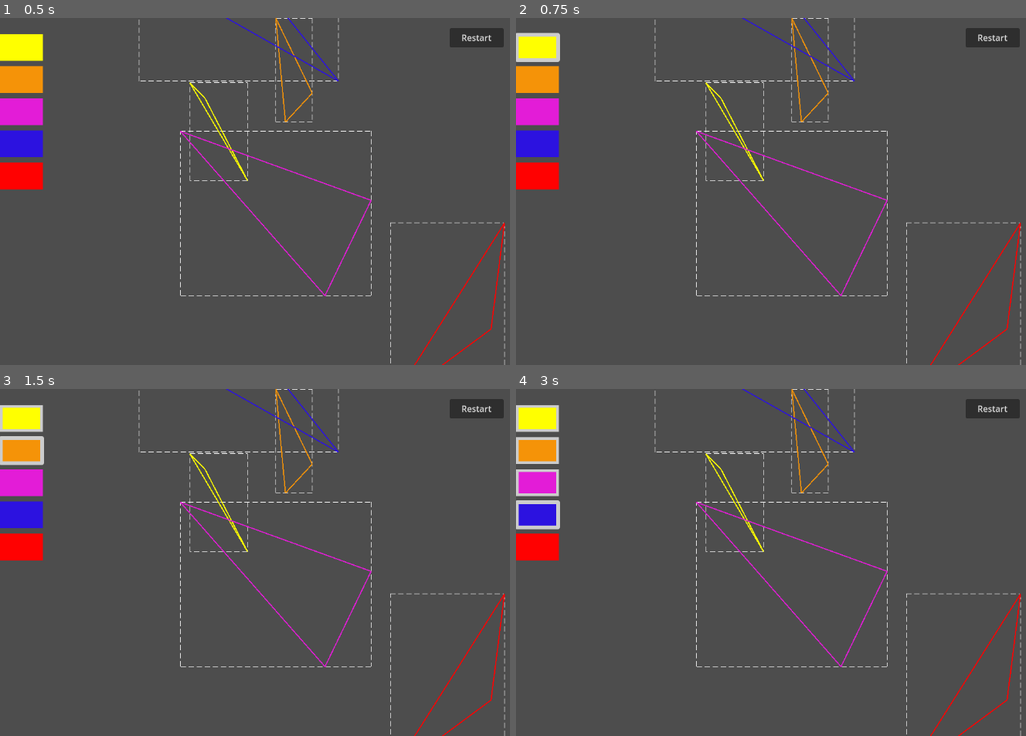
Above: before the commit, frames 1-4 (two rows, left to right).
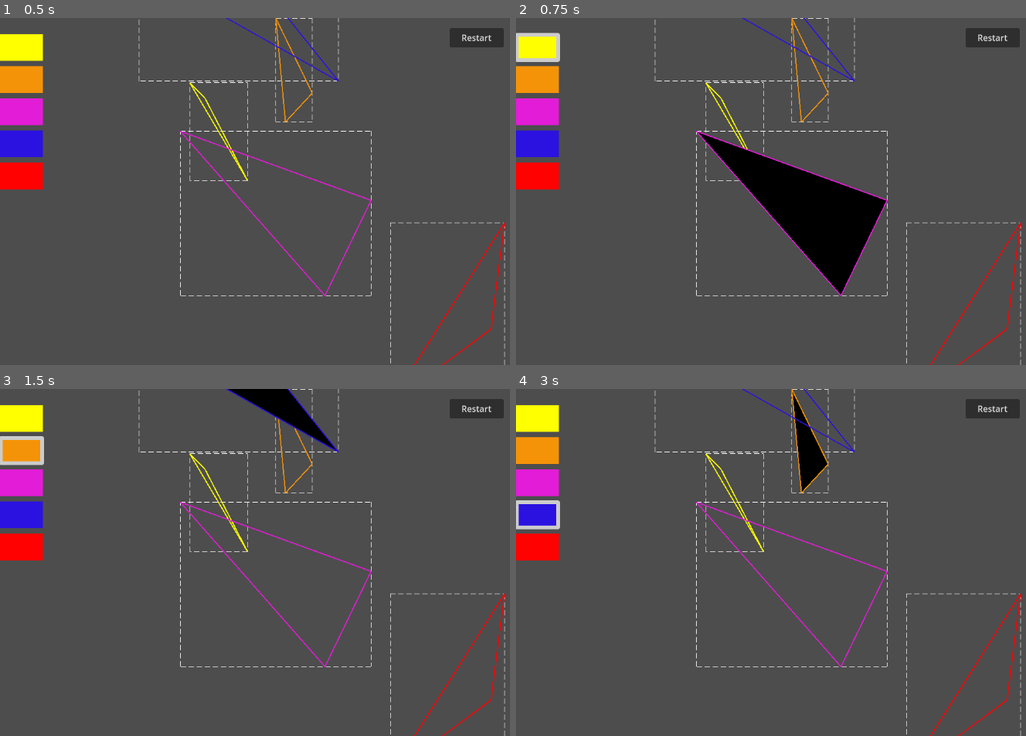
Above: after the commit, the same moments.

Repository: markorn-01/Computer_games_exercises
Game: Godot game, scene res://triangles.tscn
Same seed, same stepped clock (60 frames per second), same inputs: the game is played once before the commit and once after it.
Inputs (mouse positions are in pixels of both pictures, inside the frame that each line leads up to):
- Up to frame 1 (0.5 s): no input
- Up to frame 2 (0.75 s): click (536, 45) at 0.5 s
- Up to frame 3 (1.5 s): click (20, 451) at 1.25 s
- Up to frame 4 (3 s): click (536, 482) at 2 s; click (536, 513) at 2.75 s

Frame 1 is identical in both runs. In frame 2, 5.9% of the frame differs, in the area x 35-73%, y 32-80%; in frame 3, 1.3%; in frame 4, 1.5%.
Error before the commit: Invalid call. Nonexistent function 'normalized' in base 'float'. (res://scene.gd:150)

Commit message:
completed every task except triangle triangle test

Diff:
--- /dev/null
+++ b/CG_2024s_Erkoc_08/Triangle_AABB_student/Button_group.tres
@@ -0,0 +1,3 @@
+[gd_resource type="ButtonGroup" format=3 uid="uid://dkcytmkldv2nm"]
+
+[resource]
--- a/CG_2024s_Erkoc_08/Triangle_AABB_student/scene.gd
+++ b/CG_2024s_Erkoc_08/Triangle_AABB_student/scene.gd
@@ -41,12 +41,11 @@
 	red.color = Color(1, 1, 1, 0)
 	blue.color = Color(1, 1, 1, 0)
 	pink.color = Color(1, 1, 1, 0)
-	_drc_broad_phase()
-	print(triangle_triangle_intersect())
 
 # Called every frame. 'delta' is the elapsed time since the previous frame.
 func _process(_delta):
 	pass
+
 
 func _on_Button_pressed():
 	randomize_vertices(yellow)
@@ -61,7 +60,12 @@
 	blue.color = Color(1, 1, 1, 0)
 	pink.color = Color(1, 1, 1, 0)
 	queue_redraw()
-	_drc_broad_phase()
+	test_all_triangle_intersections()
+	$ButtonYellow.set_pressed(false)
+	$ButtonOrange.set_pressed(false)
+	$ButtonPink.set_pressed(false)
+	$ButtonBlue.set_pressed(false)
+	$ButtonRed.set_pressed(false)
 
 #------------------------------------------------------------------------------------------------
 # Get 4 corners of the bounding box
@@ -112,23 +116,31 @@
 
 #------------------------------------------------------------------------------------------------
 # Dimension Reduction Collision
-func _drc_broad_phase():
+func _drc_broad_phase(target):
 	var triangles = [yellow, orange, red, blue, pink]
 	var aabbs = []
+	for i in triangles.size():
+		if triangles[i] == target:
+			triangles.remove_at(i)
+			break
+
 	for triangle in triangles:
 		var box = _get_points_aabb(triangle)
 		aabbs.append([box[1], box[3]])
 
+	var target_box = _get_points_aabb(target)
+	var target_aabb = [target_box[1], target_box[3]]
+
+
 	var collisions = []
-	for i in range(aabbs.size() - 1):
-		for j in range(i + 1, aabbs.size()):
-			if intersects(aabbs[i], aabbs[j]):
-				collisions.append([aabbs[i], aabbs[j]])
+	for i in range(aabbs.size()):
+		if intersects(target_aabb, aabbs[i]):
+			collisions.append(triangles[i])
 
 	if collisions.size() > 0:
-		print("Collisions detected:")
-	else:
-		print("No collisions detected.")
+		for collision in collisions:
+			collision.color = Color.BLACK
+
 
 func intersects(aabb1, aabb2) -> bool:
 	for axis in range(2): # Assuming 2D, adjust for 3D if needed
@@ -141,29 +153,55 @@
 			return false
 	# Overlaps in all dimensions, collision detected
 	return true
-
+#------------------------------------------------------------------------------------------------
+func _on_Button_Color_pressed(color):
+	var dic = {
+		"Yellow": yellow,
+		"Orange": orange,
+		"Red": red,
+		"Blue": blue,
+		"Pink": pink
+	}
+	yellow.color = Color(1, 1, 1, 0)
+	orange.color = Color(1, 1, 1, 0)
+	red.color = Color(1, 1, 1, 0)
+	blue.color = Color(1, 1, 1, 0)
+	pink.color = Color(1, 1, 1, 0)
+	_drc_broad_phase(dic[color])
 #------------------------------------------------------------------------------------------------
 # Triangle-Triangle Test
-# Function to calculate the normal vector of a triangle given its vertices
-func calculate_triangle_normal(v1: Vector2, v2: Vector2, v3: Vector2):
-	var cross_res = (v2 - v1).cross(v3 - v1)
-	return cross_res.normalized()
+# Function to calculate the normal of a 3D triangle
+# In 2D context, this function may return a scalar representing the 2D cross product (area of the parallelogram)
+func calculate_triangle_normal(v1: Vector2, v2: Vector2, v3: Vector2) -> float:
+	var vector1 = v2 - v1
+	var vector2 = v3 - v1
+	return vector1.cross(vector2)  # This is the 2D "normal"
 
 # Function to calculate the intersection line between two triangles
-func calculate_intersection_line(triangle1: Array, triangle2: Array) -> PackedVector2Array:
+func calculate_intersection_line(triangle1: PackedVector2Array, triangle2: PackedVector2Array) -> Array:
 	var normal1 = calculate_triangle_normal(triangle1[0], triangle1[1], triangle1[2])
 	var normal2 = calculate_triangle_normal(triangle2[0], triangle2[1], triangle2[2])
-	var direction = normal1.cross(normal2).normalized()
+
+	if normal1 == 0 or normal2 == 0:
+		# If either normal is zero, the triangles are degenerate (collinear points)
+		return []
+
+	var direction = Vector2(-normal2, normal1).normalized()  # Use the 2D perpendicular vector as the direction
 	var point_on_line = triangle1[0]  # Choose a point on the line (e.g., vertex of triangle1)
+
 	# Return a line segment (or ray) representing the intersection line
-	return PackedVector2Array([point_on_line, point_on_line + direction * 1000])  # Adjust length as needed
+	return [point_on_line, point_on_line + direction * 1000]  # Adjust length as needed
+
+# Function to project a point onto a line defined by a point and direction
+func project_point_on_line(point: Vector2, point_on_line: Vector2, direction: Vector2) -> float:
+	return (point - point_on_line).dot(direction)
 
 # Function to project a triangle onto a line defined by a point and direction
-func project_triangle(triangle: Array, point_on_line: Vector2, direction: Vector2) -> Vector2:
-	var min_interval = INF
-	var max_interval = -INF
-	for vertex in triangle:
-		var projection = (vertex - point_on_line).dot(direction)
+func project_triangle_on_line(triangle: PackedVector2Array, point_on_line: Vector2, direction: Vector2) -> Vector2:
+	var min_interval = project_point_on_line(triangle[0], point_on_line, direction)
+	var max_interval = min_interval
+	for i in range(1, triangle.size()):
+		var projection = project_point_on_line(triangle[i], point_on_line, direction)
 		min_interval = min(min_interval, projection)
 		max_interval = max(max_interval, projection)
 	return Vector2(min_interval, max_interval)
@@ -173,22 +211,31 @@
 	return interval1.y >= interval2.x and interval2.y >= interval1.x
 
 # Function to perform triangle-triangle intersection test
-func triangle_triangle_intersect() -> bool:
-	var triangles = [yellow, orange, red, blue, pink]
-	var aabbs = []
-	for i in range(triangles.size()-1):
-		for j in range(i+1, triangles.size()):
+func triangle_triangle_intersect(triangle1: PackedVector2Array, triangle2: PackedVector2Array) -> bool:
+	# Step 1: Calculate the intersection line
+	var intersection_line = calculate_intersection_line(triangle1, triangle2)
+
+	if intersection_line.size() == 0:
+		# No valid intersection line
+		return false
+
+	var point_on_line = intersection_line[0]
+	var direction = (intersection_line[1] - intersection_line[0]).normalized()
+
+	# Step 2: Project both triangles onto the intersection line
+	var interval1 = project_triangle_on_line(triangle1, point_on_line, direction)
+	var interval2 = project_triangle_on_line(triangle2, point_on_line, direction)
+
+	# Step 3: Check if intervals overlap
+	return intervals_overlap(interval1, interval2)
+
+# Function to perform the test for all pairs of triangles
+func test_all_triangle_intersections() -> bool:
+	var triangles = [yellow, orange]
+	for i in range(triangles.size() - 1):
+		for j in range(i + 1, triangles.size()):
 			var triangle1 = triangles[i].polygon
 			var triangle2 = triangles[j].polygon
-			# Step 1: Calculate the intersection line
-			var intersection_line = calculate_intersection_line(triangle1, triangle2)
-			var point_on_line = intersection_line[0]
-			var direction = (intersection_line[1] - intersection_line[0]).normalized()
-
-			# Step 2: Project both triangles onto the intersection line
-			var interval1 = project_triangle(triangle1, point_on_line, direction)
-			var interval2 = project_triangle(triangle2, point_on_line, direction)
-
-			# Step 3: Check if intervals overlap
-			return intervals_overlap(interval1, interval2)
+			if triangle_triangle_intersect(triangle1, triangle2):
+				return true
 	return false
--- a/CG_2024s_Erkoc_08/Triangle_AABB_student/triangles.tscn
+++ b/CG_2024s_Erkoc_08/Triangle_AABB_student/triangles.tscn
@@ -1,7 +1,8 @@
-[gd_scene load_steps=19 format=3 uid="uid://sigvyqnsh4nr"]
+[gd_scene load_steps=20 format=3 uid="uid://sigvyqnsh4nr"]
 
 [ext_resource type="Script" path="res://scene.gd" id="1_rjxvk"]
 [ext_resource type="Script" path="res://triangle.gd" id="2_dkolv"]
+[ext_resource type="ButtonGroup" uid="uid://dkcytmkldv2nm" path="res://Button_group.tres" id="3_c2l5e"]
 
 [sub_resource type="Theme" id="10"]
 
@@ -116,6 +117,7 @@
 theme_override_styles/hover = SubResource("11")
 theme_override_styles/pressed = SubResource("12")
 toggle_mode = true
+button_group = ExtResource("3_c2l5e")
 
 [node name="ButtonOrange" type="Button" parent="."]
 offset_top = 90.0
@@ -125,6 +127,7 @@
 theme_override_styles/hover = SubResource("1")
 theme_override_styles/pressed = SubResource("2")
 toggle_mode = true
+button_group = ExtResource("3_c2l5e")
 
 [node name="ButtonPink" type="Button" parent="."]
 offset_top = 150.0
@@ -134,6 +137,7 @@
 theme_override_styles/hover = SubResource("14")
 theme_override_styles/pressed = SubResource("StyleBoxFlat_7bntt")
 toggle_mode = true
+button_group = ExtResource("3_c2l5e")
 
 [node name="ButtonBlue" type="Button" parent="."]
 offset_top = 210.0
@@ -143,6 +147,7 @@
 theme_override_styles/hover = SubResource("7")
 theme_override_styles/pressed = SubResource("8")
 toggle_mode = true
+button_group = ExtResource("3_c2l5e")
 
 [node name="ButtonRed" type="Button" parent="."]
 offset_top = 270.0
@@ -152,6 +157,7 @@
 theme_override_styles/hover = SubResource("4")
 theme_override_styles/pressed = SubResource("5")
 toggle_mode = true
+button_group = ExtResource("3_c2l5e")
 
 [node name="ButtonReset" type="Button" parent="."]
 offset_left = 839.0
@@ -160,4 +166,9 @@
 offset_bottom = 55.0
 text = "Restart"
 
+[connection signal="pressed" from="ButtonYellow" to="." method="_on_Button_Color_pressed" binds= [&"Yellow"]]
+[connection signal="pressed" from="ButtonOrange" to="." method="_on_Button_Color_pressed" binds= [&"Orange"]]
+[connection signal="pressed" from="ButtonPink" to="." method="_on_Button_Color_pressed" binds= [&"Pink"]]
+[connection signal="pressed" from="ButtonBlue" to="." method="_on_Button_Color_pressed" binds= [&"Blue"]]
+[connection signal="pressed" from="ButtonRed" to="." method="_on_Button_Color_pressed" binds= [&"Red"]]
 [connection signal="pressed" from="ButtonReset" to="." method="_on_Button_pressed"]
Not shown, added: CG_2024s_Erkoc_08/Triangle_AABB_student/tri204E.tmp
Not shown, added: CG_2024s_Erkoc_08/Triangle_AABB_student/tri228F.tmp
Not shown, added: CG_2024s_Erkoc_08/Triangle_AABB_student/tri26DE.tmp
Not shown, added: CG_2024s_Erkoc_08/Triangle_AABB_student/tri467E.tmp
Not shown, added: CG_2024s_Erkoc_08/Triangle_AABB_student/tri5C10.tmp
Not shown, added: CG_2024s_Erkoc_08/Triangle_AABB_student/tri8DF2.tmp
Not shown, added: CG_2024s_Erkoc_08/Triangle_AABB_student/triCE2E.tmp
Not shown, added: CG_2024s_Erkoc_08/Triangle_AABB_student/triF19B.tmp
